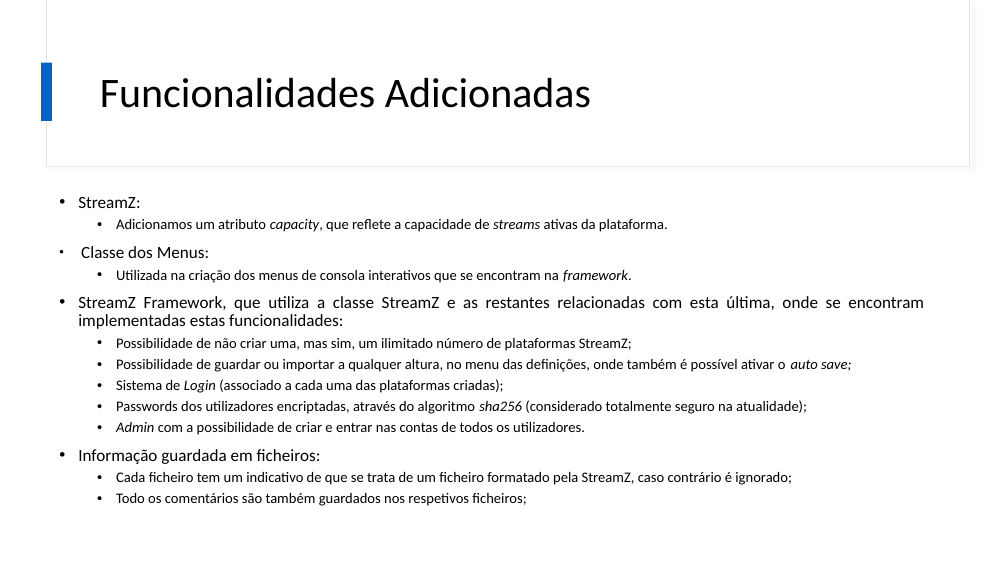
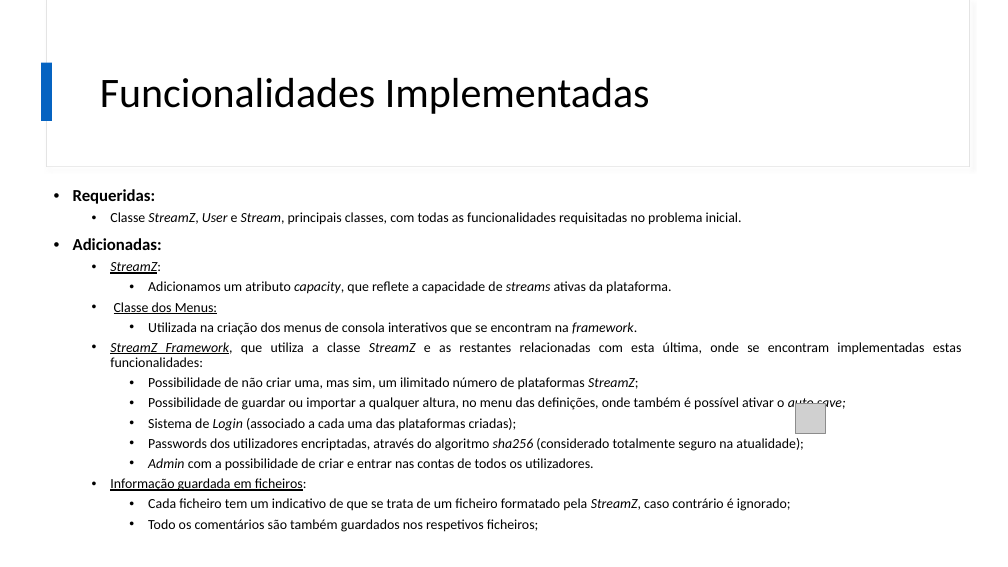
Before and after one commit to lucascalvet/2020_21_AEDA_StreamZ, a slide deck: slide 8 of StreamZ_presentation.pptx (slide 9 before the commit). Drawn at 1008x567 pixels with LibreOffice and Linux fonts; fonts in the diff are those of the drawing; grey boxes stand for pictures. Boxes give left, top, right and bottom in pixels: in the first picture for what was removed or moved away, otherwise in the second. Text is boxed around its words. In the diff, an @@ line names an element or a change of style, - is before the commit and + after.

```diff
--- a/StreamZ_presentation.pptx
+++ b/StreamZ_presentation.pptx
@@ title at bbox=[100, 78, 650, 114]: text changed @@
-Funcionalidades Adicionadas
+Funcionalidades Implementadas
@@ text at bbox=[73, 189, 742, 250]: paragraphs added @@
+• Requeridas:
+  • Classe StreamZ, User e Stream, principais classes, com todas as funcionalidades requisitadas no problema inicial.
+• Adicionadas:
@@ text at bbox=[110, 262, 962, 532]: size 16.3 to 13.2 pt in "StreamZ:", "Classe dos Menus:", "StreamZ Framework, que utiliza a classe StreamZ ...", "Informação guardada em ficheiros:"; italic on in "StreamZ:", "StreamZ Framework, StreamZ", "StreamZ;", "StreamZ,"; underline on in "StreamZ:", "Classe dos Menus:", "StreamZ Framework,", "Informação guardada em ficheiros:"; size 13.9 to 13.2 pt in "Adicionamos um atributo capacity, que reflete a ...", "Utilizada na criação dos menus de consola ...", "Possibilidade de não criar uma, mas sim, ...", "Possibilidade de guardar ou importar a qualquer ..." and 5 more places; list level 1 to 2 in "StreamZ:"; list level 2 to 3 in "Adicionamos um atributo capacity, que ..."; list level 1 to 2 in "Classe dos Menus:"; list level 2 to 3 in "Utilizada na criação dos menus ..."; list level 1 to 2 in "StreamZ Framework, que utiliza a ..."; list level 2 to 3 in "Possibilidade de não criar uma, ..."; list level 2 to 3 in "Possibilidade de guardar ou importar ..."; list level 2 to 3 in "Sistema de Login (associado a ..."; list level 2 to 3 in "Passwords dos utilizadores encriptadas, através ..."; list level 2 to 3 in "Admin com a possibilidade de ..."; list level 1 to 2 in "Informação guardada em ficheiros:"; list level 2 to 3 in "Cada ficheiro tem um indicativo ..."; list level 2 to 3 in "Todo os comentários são também ..." @@
@@ picture added at bbox=[796, 404, 826, 434] @@
```
Also in this commit, not shown: 10 other slides changed, 1 slide removed, 1 other file.
